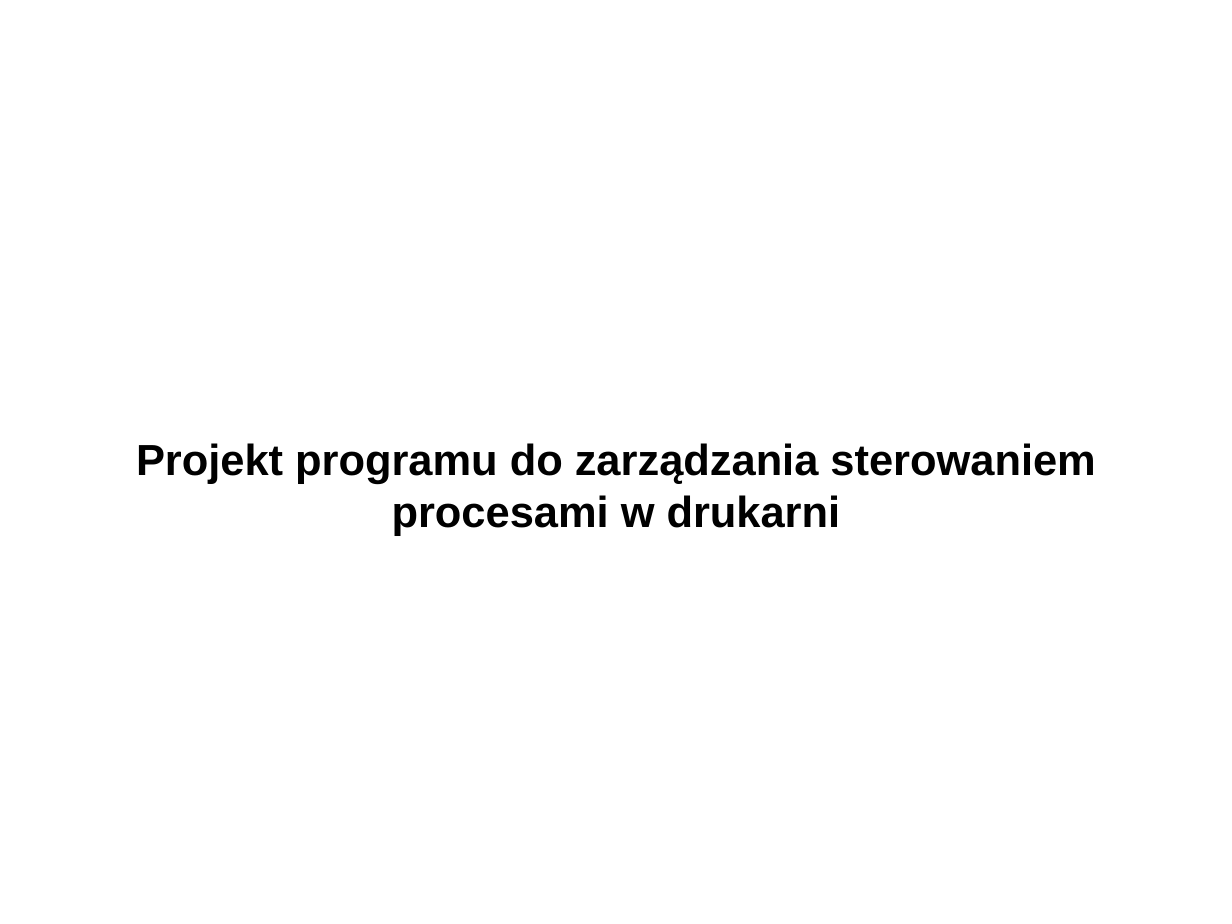
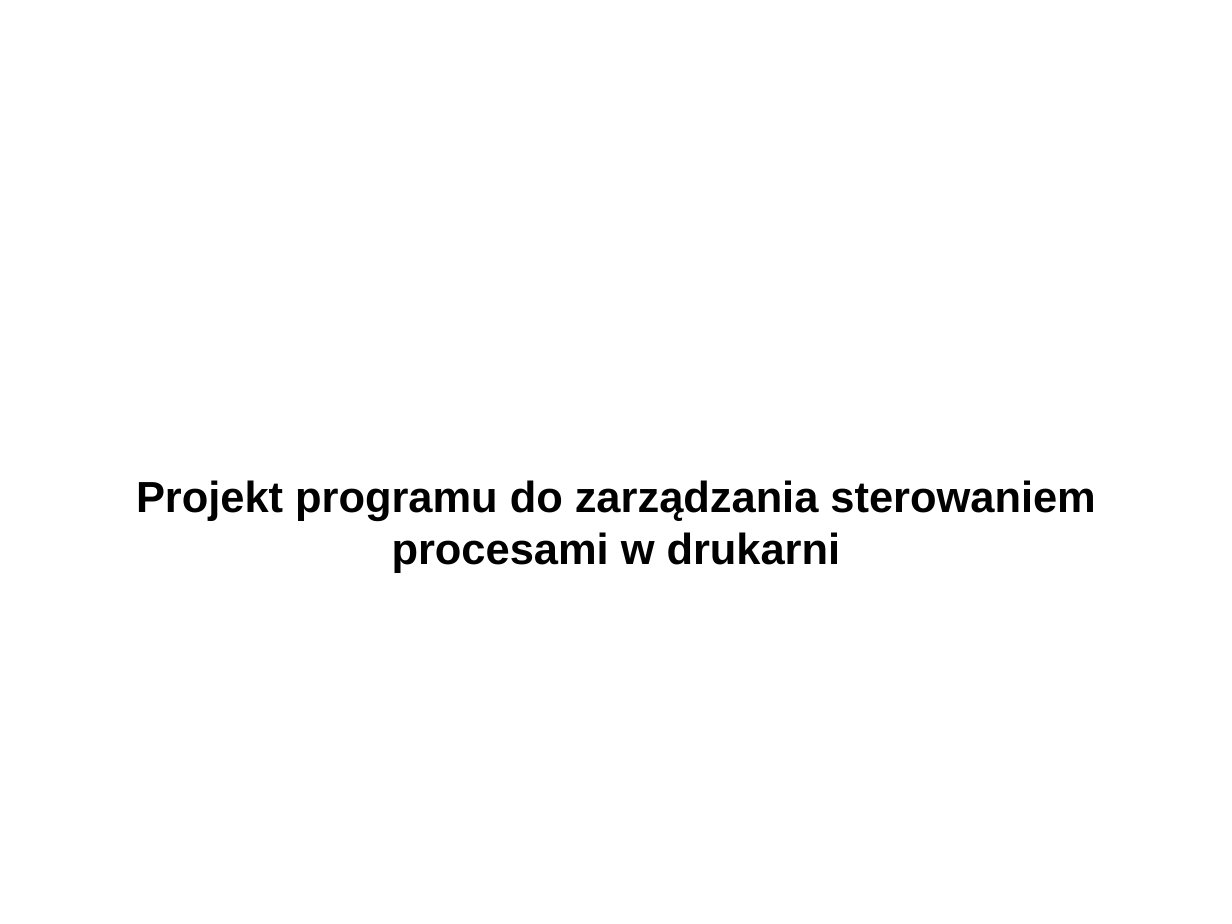
Before and after one commit to ZUTIO/IO, a slide deck: slide 1 of IO - prezentacja.odp. Drawn at 1232x924 pixels with LibreOffice and Linux fonts; fonts in the diff are those of the drawing. Boxes give left, top, right and bottom in pixels: in the first picture for what was removed or moved away, otherwise in the second. Text is boxed around its words. In the diff, an @@ line names an element or a change of style, - is before the commit and + after.

```diff
--- a/IO - prezentacja.odp
+++ b/IO - prezentacja.odp
@@ subtitle "Projekt programu do zarządzania sterowaniem ...": place and size @@
-subtitle "Projekt programu do zarządzania sterowaniem ..." at bbox=[136, 443, 1095, 536]
+subtitle "Projekt programu do zarządzania sterowaniem ..." at bbox=[136, 480, 1095, 573]
```
Also in this commit, not shown: 1 other slide changed, 12 slides added, 11 slides removed.
